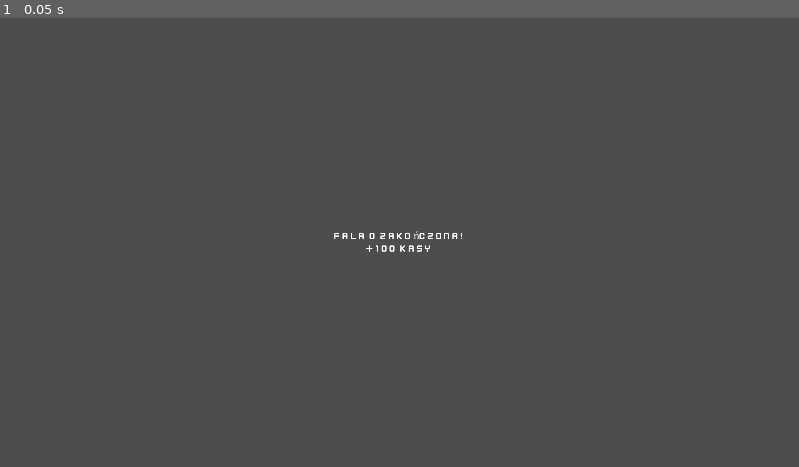
Above: before the commit, frame 1.
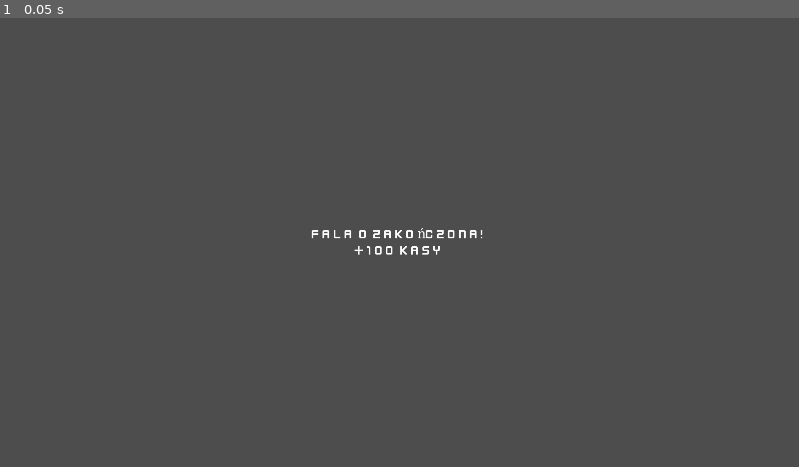
Above: after the commit, the same moment.

Repository: Kotowskey/tower-defense
Game: Godot game, scene res://scenes/wave_completed.tscn
The game is run twice, just before and just after one commit, with the same random seed, the same clock (stepped at 60 frames per second) and the same inputs. This scene is started directly instead of the project's main scene.
Inputs:
- Up to frame 1 (0.05 s): no input

The runs differ from the first frame. In frame 1, 0.3% of the frame differs, in the area x 38-61%, y 46-53%.

Commit message:
wave completed screen fix

Diff:
--- a/scenes/range_indicator.tscn
+++ b/scenes/range_indicator.tscn
@@ -1,6 +1,6 @@
-[gd_scene load_steps=2 format=3]
+[gd_scene load_steps=2 format=3 uid="uid://cg4ikip8ywygi"]
 
-[ext_resource type="Script" path="res://scripts/range_indicator.gd" id="1_r3g4d"]
+[ext_resource type="Script" uid="uid://cfo8ompiwrwwk" path="res://scripts/range_indicator.gd" id="1_r3g4d"]
 
 [node name="RangeIndicator" type="Node2D"]
 script = ExtResource("1_r3g4d")
--- a/scenes/wave_completed.tscn
+++ b/scenes/wave_completed.tscn
@@ -5,15 +5,9 @@
 
 [node name="WaveCompleted" type="Control"]
 layout_mode = 3
-anchors_preset = 8
-anchor_left = 0.5
-anchor_top = 0.5
-anchor_right = 0.5
-anchor_bottom = 0.5
-offset_left = -100.0
-offset_top = -50.0
-offset_right = 100.0
-offset_bottom = 50.0
+anchors_preset = 15
+anchor_right = 1.0
+anchor_bottom = 1.0
 grow_horizontal = 2
 grow_vertical = 2
 script = ExtResource("1_2t6es")
@@ -26,7 +20,7 @@
 grow_horizontal = 2
 grow_vertical = 2
 theme_override_fonts/font = ExtResource("2_g3k6y")
-theme_override_font_sizes/font_size = 24
+theme_override_font_sizes/font_size = 32
 text = "Fala 0 zakończona!
 +100 Kasy"
 horizontal_alignment = 1
--- a/scripts/game_scene.gd
+++ b/scripts/game_scene.gd
@@ -329,7 +329,6 @@
 	var wave_completed_scene = load("res://scenes/wave_completed.tscn")
 	var wave_completed = wave_completed_scene.instantiate()
 	wave_completed.set_wave_info(current_wave, wave_reward)
-	wave_completed.position = Vector2(get_viewport_rect().size.x / 2.0 - 100, get_viewport_rect().size.y / 2.0 - 50)
 	$UI/HUD.add_child(wave_completed)
 
 func spawn_wave(num_enemies = wave_size, delay = wave_delay, health_mult = 1.0, speed_mult = 1.0):
